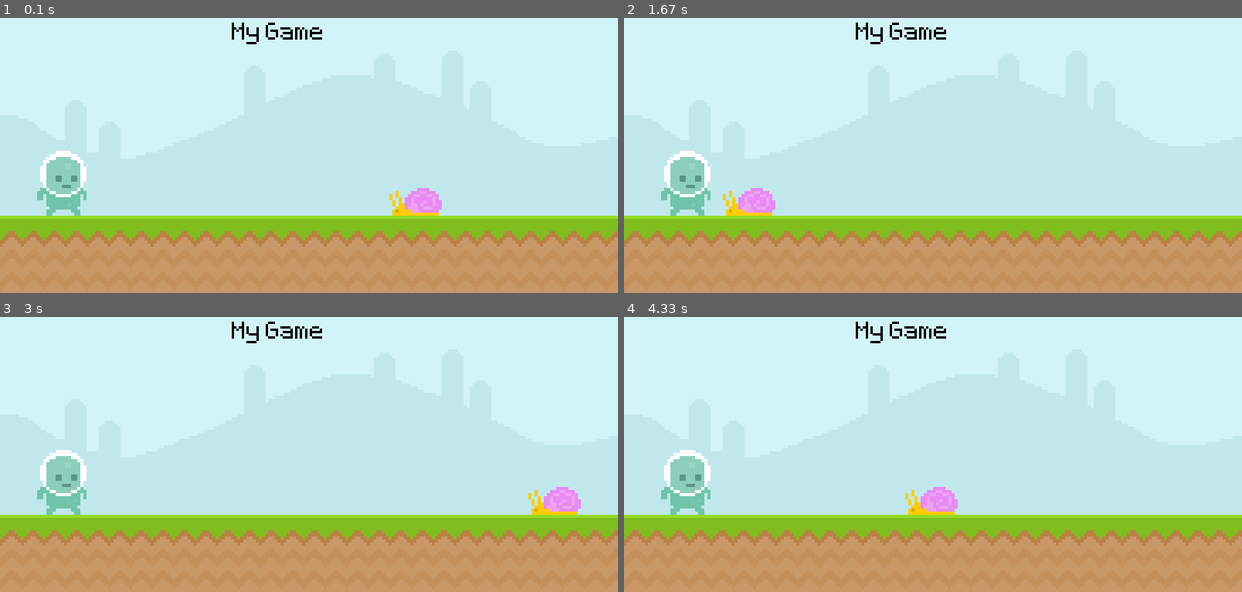
Above: before the commit, frames 1-4 (two rows, left to right).
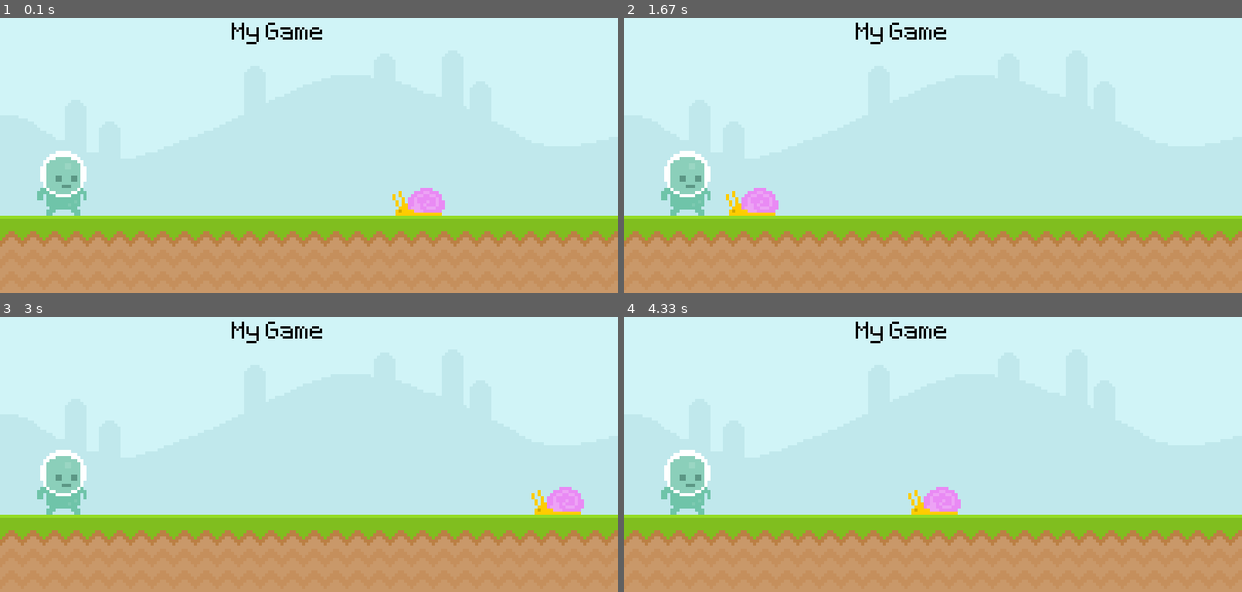
Above: after the commit, the same moments.

Repository: maarfelipe/Pygame_introduction
Game: pygame game, started from Runner.py
The game is run twice, just before and just after one commit, with the same random seed, the same clock (stepped at 60 frames per second) and the same inputs.
Inputs:
- Up to frame 1 (0.1 s): no input
- Up to frame 2 (1.67 s): no input
- Up to frame 3 (3 s): no input
- Up to frame 4 (4.33 s): no input

The runs differ from the first frame. In frame 1, 0.4% of the frame differs, in the area x 63-72%, y 61-72%; in frame 2, 0.4%; in frame 3, 0.4%; in frame 4, 0.4%.

Commit message:
add comentários para estudos posteriores

Diff:
--- a/Runner.py
+++ b/Runner.py
@@ -1,36 +1,83 @@
 import pygame
 from sys import exit
 
+# comando para iniciar o pygame e todas as suas funções
 pygame.init()
+# define o display surface, a tela que será apresentada ao usuário (width, height)
 screen = pygame.display.set_mode((800, 400))
+# define o título apresentado na janela
 pygame.display.set_caption('Runner')
+# define um objeto clock, utilizado para controle de framerate (é preciso ser "chamado" posteriormente)
 clock = pygame.time.Clock()
+# define um estilo de font que pode ser importado, o seu tamanho também é definido agora
 test_font = pygame.font.Font('font/Pixeltype.ttf', 50)
 
+# # dentro de uma variável, é possível guardar o tamanho de uma superfície e posteriormente "enchê-la" com uma cor
+# test_surface = pygame.Surface((100, 200))
+# test_surface.fill('Red')
+
+# é possível também importar uma imagem por exemplo,
+# é necessário utilizar o .convert() para facilitar o "entendimento" do pygame ao que está sendo importado
 sky_surface = pygame.image.load('graphics/sky.png').convert()
 ground_surface = pygame.image.load('graphics/ground.png').convert()
+# cria um objeto que acessa o estilo previamente criado e recebe 3 parâmetros:
+# o texto que será exibido, boolean para filtro anti-aliasing e cor do texto
 text_surface = test_font.render('My Game', False, 'Black')
 
+# para objetos que vão se mover ou receber algum tipo de animação, é recomendado a utilização de .convert_aplha()
 snail_surf = pygame.image.load('graphics/snail/snail1.png').convert_alpha()
+# cria uma variável que recebe o objeto previamente importado junto com as medidas de um retângulo
+# os valores entre parênteses definem qual é a posição na tela daquele ponto do retângulo escolhido
 snail_rect = snail_surf.get_rect(bottomright=(600, 300))
 
 player_surf = pygame.image.load('graphics/Player/player_walk_1.png').convert_alpha()
+"""para parametrizar os retângulos, podemos acessar os valores de tudas formas:
+    tuplas(x, y):
+        podemos acessar cada valor separado em nove possíveis posições:
+            topleft         midtop          topright
+            midleft         center          midright
+            bottomleft      midbottoom      bottomright
+    valores individuais:
+        pode-se acessar os valores de um lado inteiro individualmente:
+                            top
+            left    centerx OU centery  right
+                            bottom
+"""
 player_rect = player_surf.get_rect(midbottom=(80, 300))
 
+# o loop é criado para que a tela e os eventos permaneçam acontecendo, senão, tudo iria ser executado somente uma vez
 while True:
     for event in pygame.event.get():
+        # quando o usuário clicar no X para fechar a janela, o loop vai entender
         if event.type == pygame.QUIT:
+            # pygame.quit() é literalmente o oposto de pygame.init()
+            # permitindo que tudo seja encerrado dá forma correta sem apresentar nenhum tipo de erro
             pygame.quit()
+            # importado do sys, exit() encerra e fecha a janela da forma correta
             exit()
 
+    # # aqui estamos acessando a variável da superfície vermelha e escolhendo qual a sua posição
+    # screen.blit(test_surface, (0, 0))
+    # acessando o objeto sky_surface que foi previamente carregado fora do loop
     screen.blit(sky_surface, (0, 0))
+    # os valores entre parênteses definem a posição da imagem na tela criada,
+    # a ordem de chamada do screen.blit influencia na posição das imagens (o que fica na frente do que)
     screen.blit(ground_surface, (0, 300))
     screen.blit(text_surface, (300, 50))
 
+    # posiciona na tela o objeto snail_surf posição snail_rect (que foi o retângulo previamente criado)
+    screen.blit(snail_surf, snail_rect)
+    # acessando o eixo X do retângulo para definir sua motimentação na tela
     snail_rect.x -= 4
-    if snail_rect.right < 0: snail_rect.left = 800
-    screen.blit(snail_surf, snail_rect)
+    # se a posição da direita do retângulo for menor que 0 no eixo X
+    if snail_rect.right < 0:
+        # a posição esquerda do retângulo no eixo X é definida para 800
+        snail_rect.left = 800
     screen.blit(player_surf, player_rect)
 
+    # este comando atualiza frame por frame o que está acontecendo dentro do loop,
+    # é ele que mostra para o usuário a animação acontecendo
     pygame.display.update()
+    # o valor dentro dos parênteses indica quantas repetições por segundo acontecerão
+    # no caso, 60fps ... o loop vai se repetir 60 vezes por segundo
     clock.tick(60)
